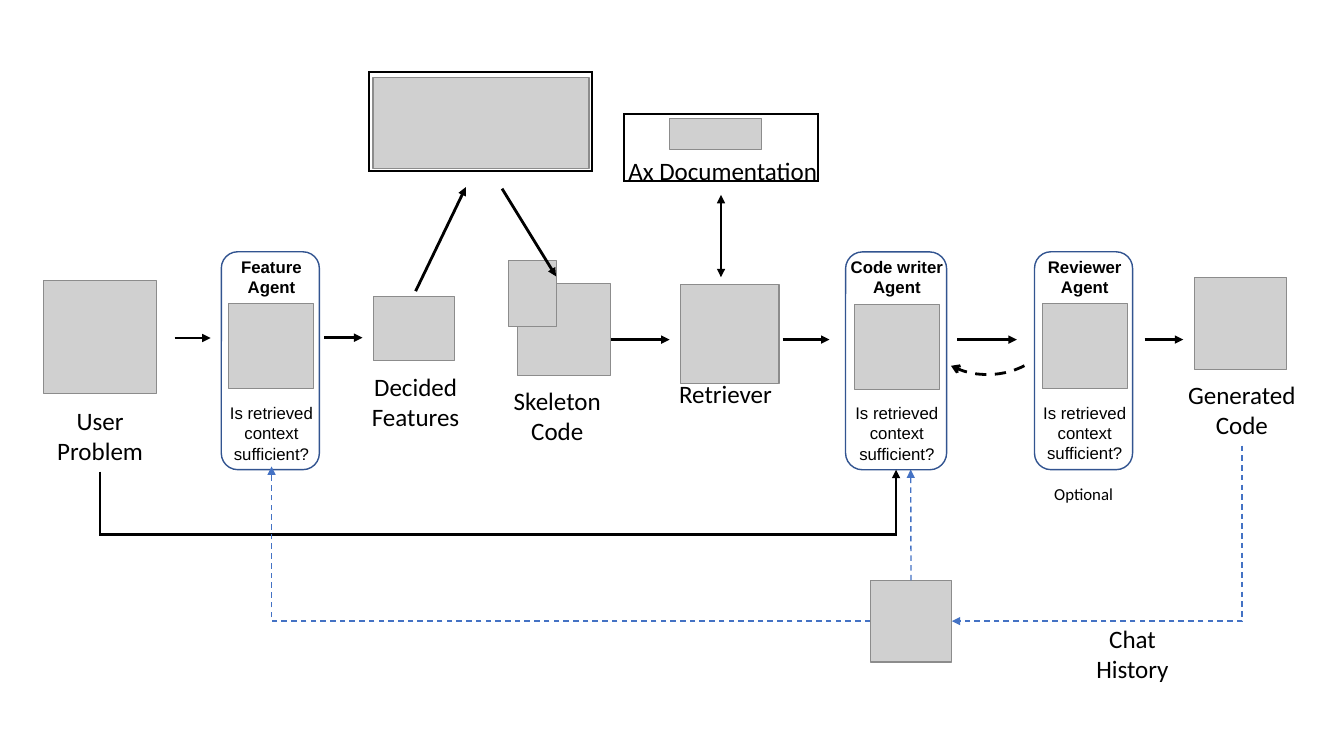
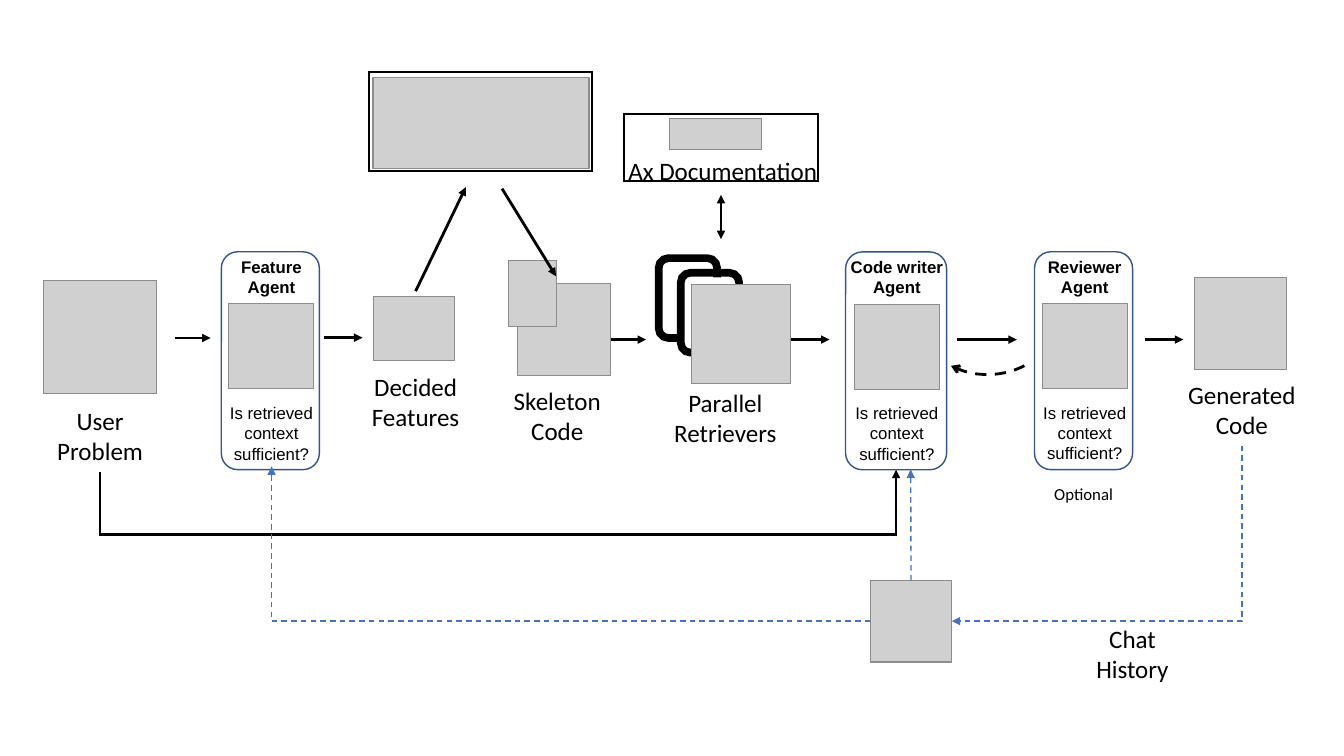
Before and after one commit to sparks-sayeed/honegumi-rag-assistant, a slide deck: slide 2 of docs/_static/honegumi_rag_assistant_logo.pptx. Drawn at 1344x756 pixels with LibreOffice and Linux fonts; fonts in the diff are those of the drawing; grey boxes stand for pictures. Boxes give left, top, right and bottom in pixels: in the first picture for what was removed or moved away, otherwise in the second. Text is boxed around its words. In the diff, an @@ line names an element or a change of style, - is before the commit and + after.

```diff
--- a/docs/_static/honegumi_rag_assistant_logo.pptx
+++ b/docs/_static/honegumi_rag_assistant_logo.pptx
@@ double arrow moved from (721, 195) - (721, 277) to (721, 195) - (721, 239) @@
@@ rounded rectangle added at box(658, 258, 717, 338), outline #000000 5.5 pt @@
@@ rounded rectangle added at box(681, 278, 728, 347), fill #FFFFFF, outline #FFFFFF 1 pt @@
@@ rounded rectangle added at box(681, 273, 739, 353), outline #000000 5.5 pt @@
@@ picture: place and size @@
-picture at box(681, 284, 779, 383)
+picture at box(692, 284, 790, 383)
@@ arrow moved from (611, 340) - (669, 340) to (611, 340) - (646, 340) @@
@@ text at box(674, 394, 776, 443): text changed @@
-Retriever
+Parallel Retrievers
```
Also in this commit, not shown: 1 other file.
